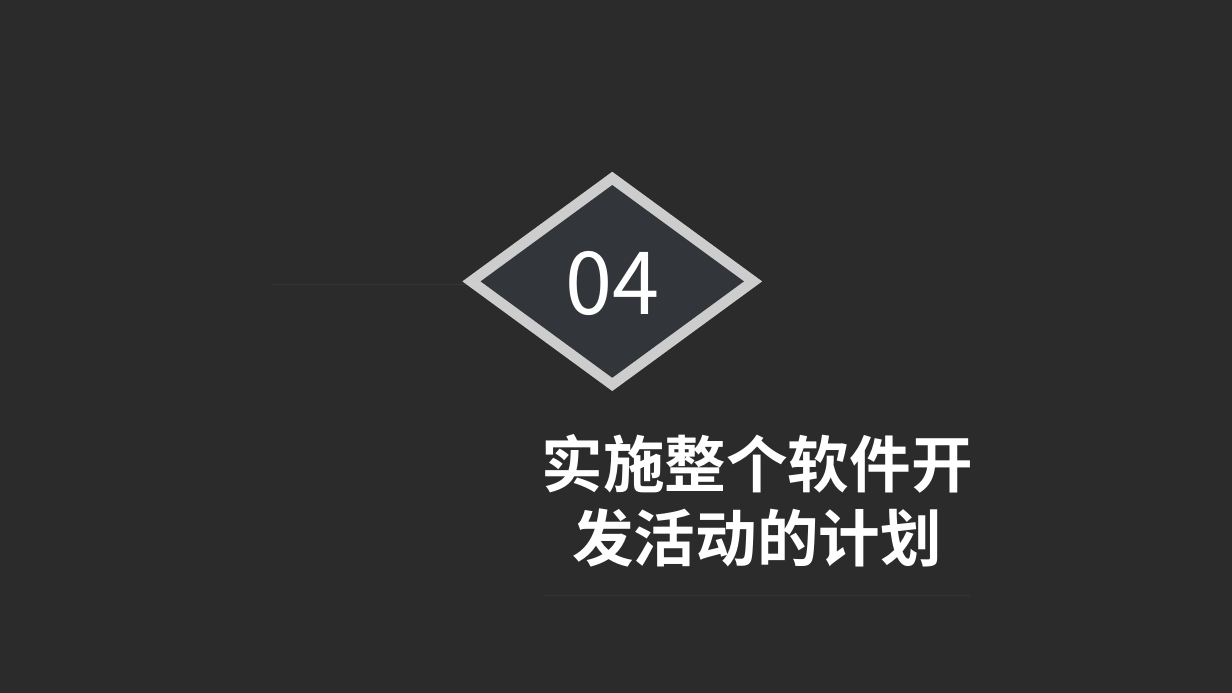
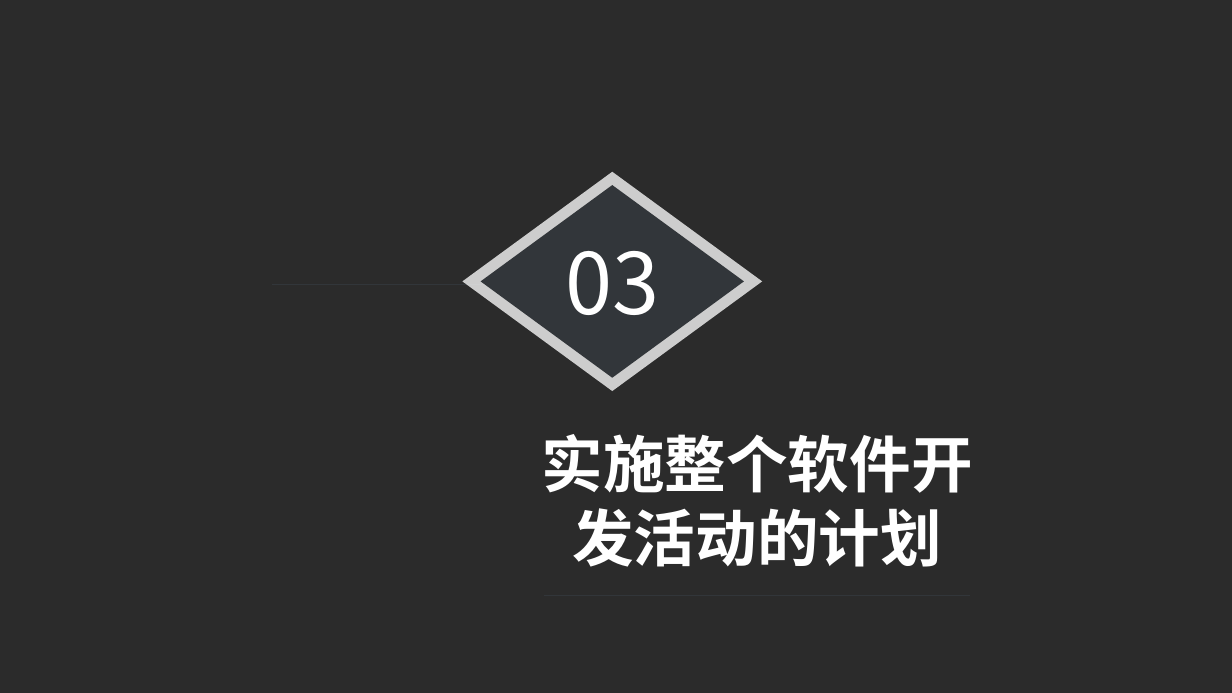
Before and after one commit to tmaczjj/2017work, a slide deck: slide 11 of week5/ppt文档/[prd-03,31501311]项目计划ppt.pptx (slide 13 before the commit). Drawn at 1232x693 pixels with LibreOffice and Linux fonts; fonts in the diff are those of the drawing; background and template pictures are left out; a plain dark background stands for a picture behind light text. Boxes give left, top, right and bottom in pixels: in the first picture for what was removed or moved away, otherwise in the second. Text is boxed around its words. In the diff, an @@ line names an element or a change of style, - is before the commit and + after.

```diff
--- a/week5/ppt文档/[prd-03,31501311]项目计划ppt.pptx
+++ b/week5/ppt文档/[prd-03,31501311]项目计划ppt.pptx
@@ text at (565,251,659,315): text changed @@
-04
+03
```
Also in this commit, not shown: 18 other slides changed, 13 slides added, 14 slides removed, 2 other files.
